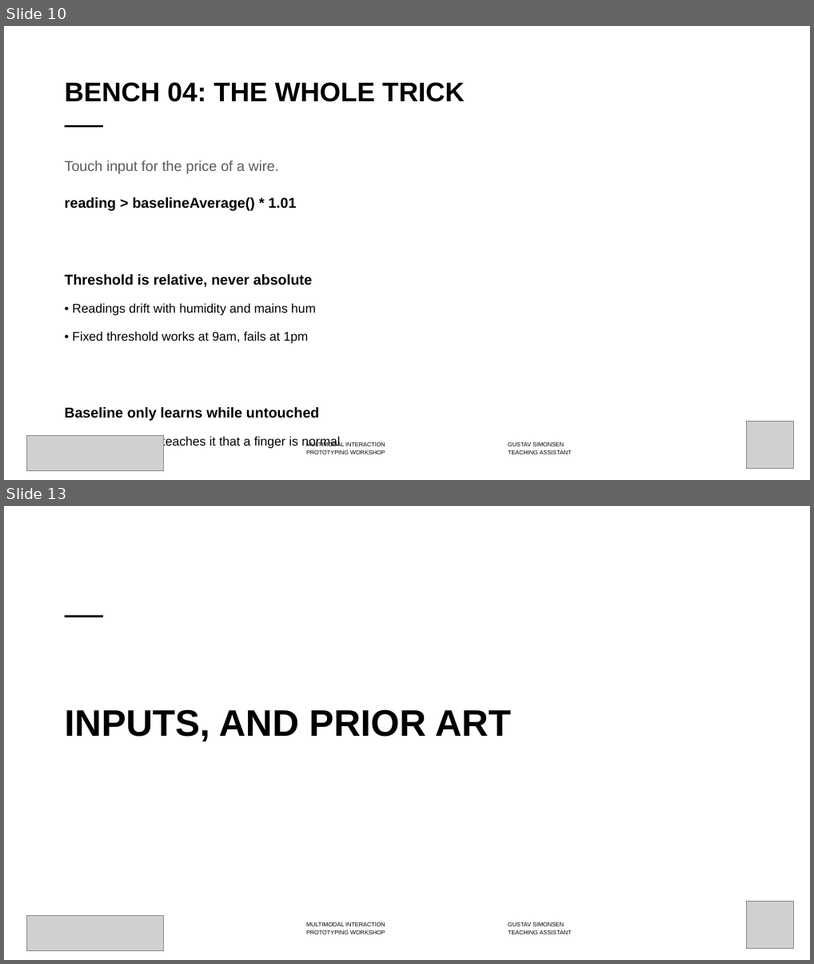
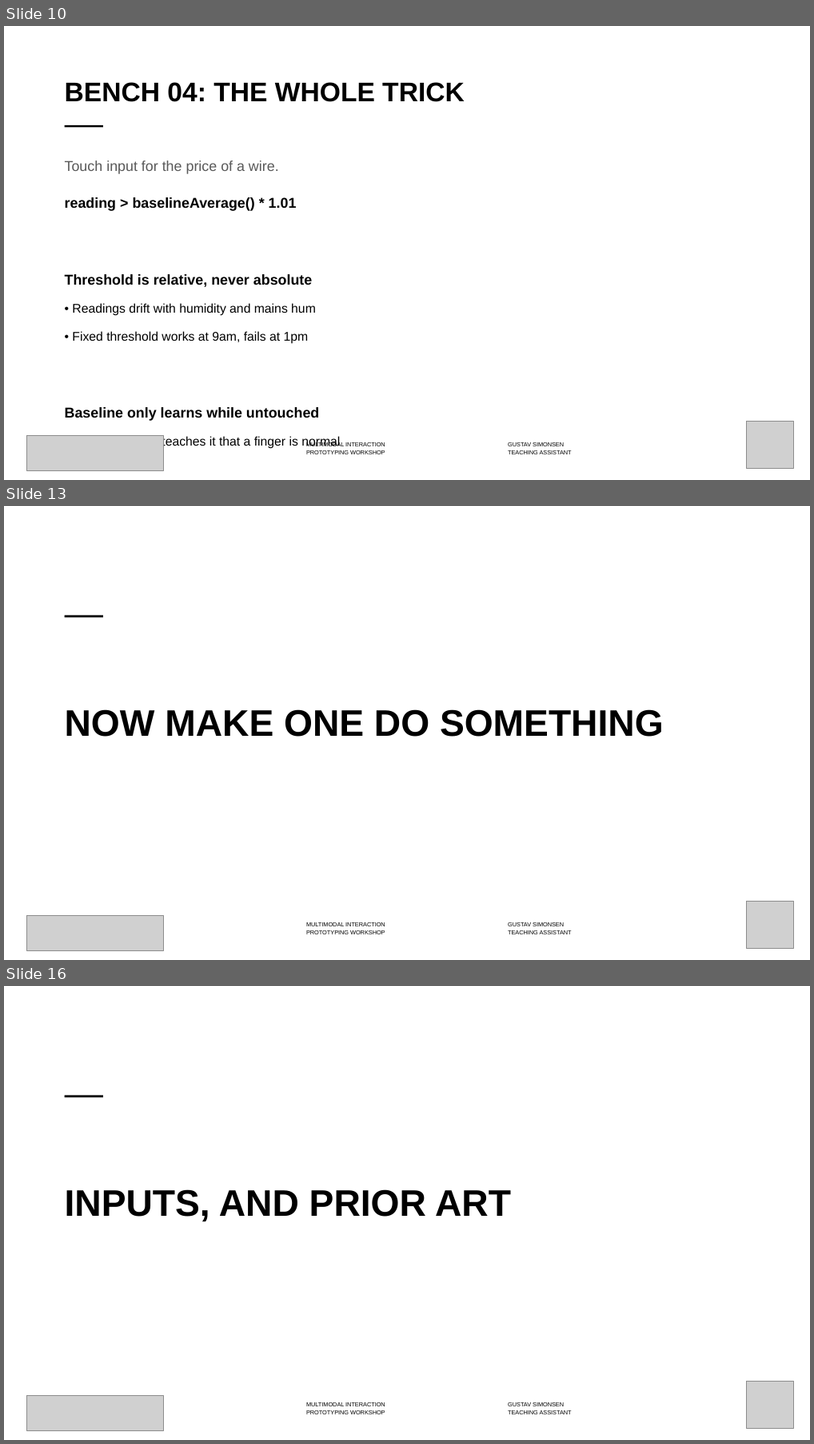
Before and after one commit to labtools-au/multimodal-actuator-workshop, a slide deck: docs/multimodal-actuator-workshop.pptx. Shown one above the other, each under a label of ours: slides 10 and 13 before the commit, slides 10, 13 and 16 after it; the slides between them are not shown. The pictures are 814x964 and 814x1444 pixels, drawn with LibreOffice and Linux fonts; fonts in the diff are those of the drawing; grey boxes stand for pictures; background and template pictures are left out. Boxes give left, top, right and bottom in pixels: in the first picture for what was removed or moved away, otherwise in the second. Text is boxed around its words. In the diff, an @@ line names an element or a change of style, - is before the commit and + after.

```diff
--- a/docs/multimodal-actuator-workshop.pptx
+++ b/docs/multimodal-actuator-workshop.pptx
@@ slide 13 added at bbox=[4, 506, 810, 960], background #FFFFFF; not listed: 3 template elements that a slide beside it also shows @@
@@ title added at bbox=[65, 709, 664, 736], 44 pt, text #000000, bold @@
+NOW MAKE ONE DO SOMETHING
@@ picture added at bbox=[747, 901, 794, 948] @@
@@ picture added at bbox=[27, 915, 164, 950] @@
@@ what was slide 13 is now slide 16 @@
```
Also in this commit, not shown: 7 slides changed, 2 other slides added, 10 other files.
